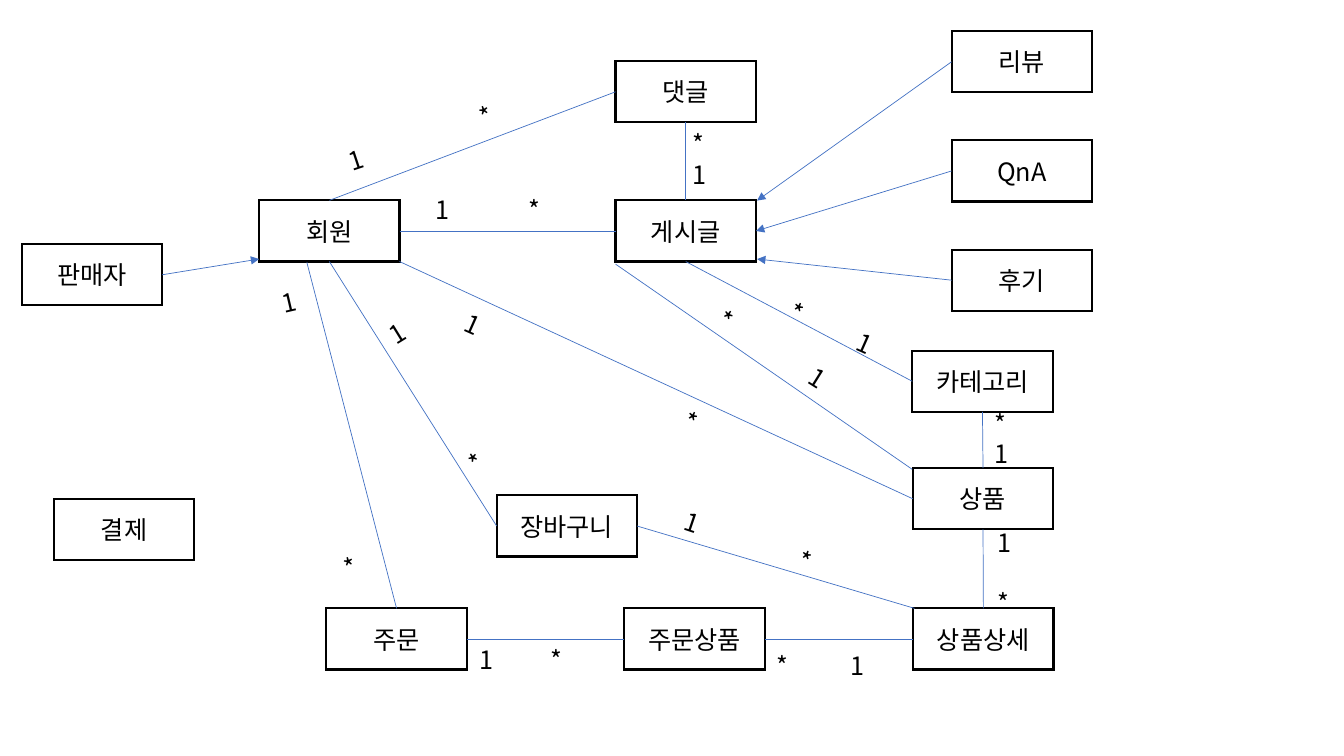
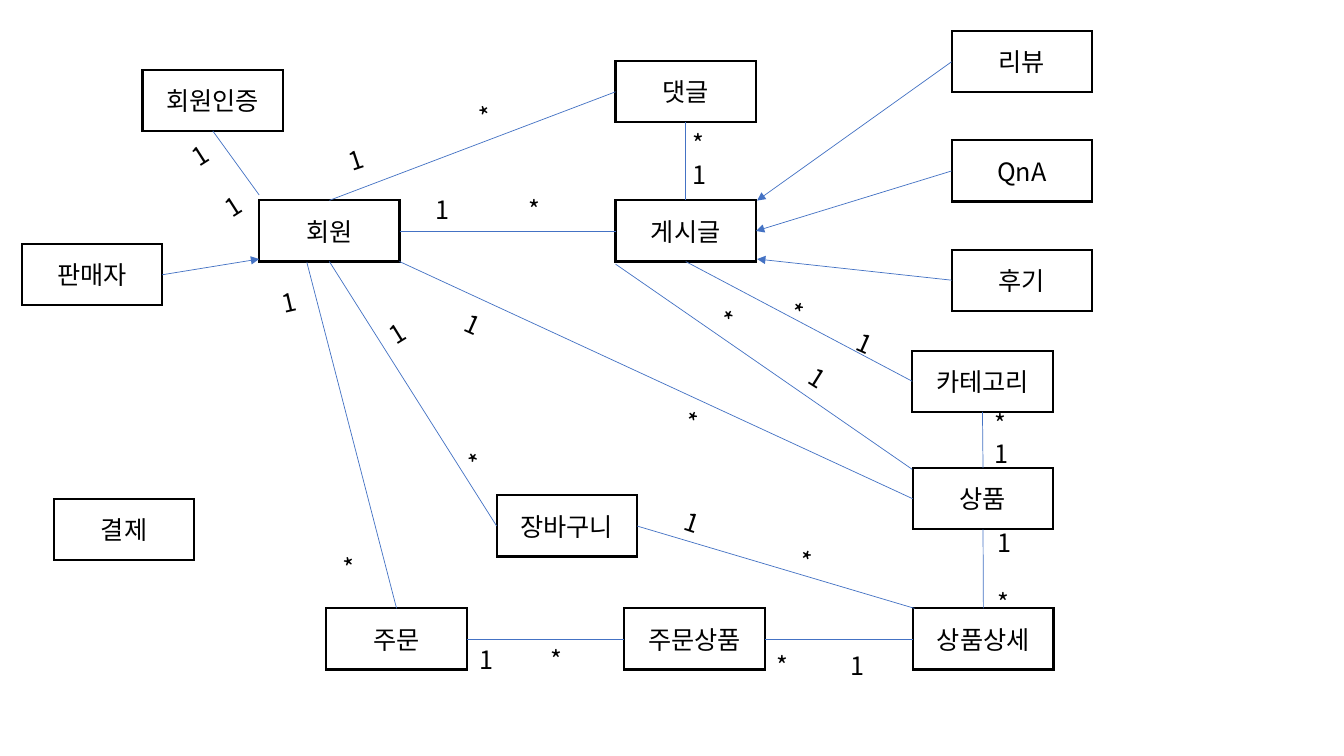
Before and after one commit to sUpniverse/suppingmall, a slide deck: slide 1 of 섭핑몰/개념설계.pptx. Drawn at 1344x756 pixels with LibreOffice and Linux fonts; fonts in the diff are those of the drawing. Boxes give left, top, right and bottom in pixels: in the first picture for what was removed or moved away, otherwise in the second. Text is boxed around its words. In the diff, an @@ line names an element or a change of style, - is before the commit and + after.

```diff
--- a/섭핑몰/개념설계.pptx
+++ b/섭핑몰/개념설계.pptx
@@ rectangle added at <box>142,70,282,131</box>, outline #000000 1.5 pt, 18 pt, text #000000 @@
+회원인증
@@ line added from (213, 131) to (259, 195), #4472C4 0.5 pt @@
@@ text added at <box>200,153,244,217</box>, 18 pt, text #000000 @@
+1
+1
```
Also in this commit, not shown: 13 other files.
